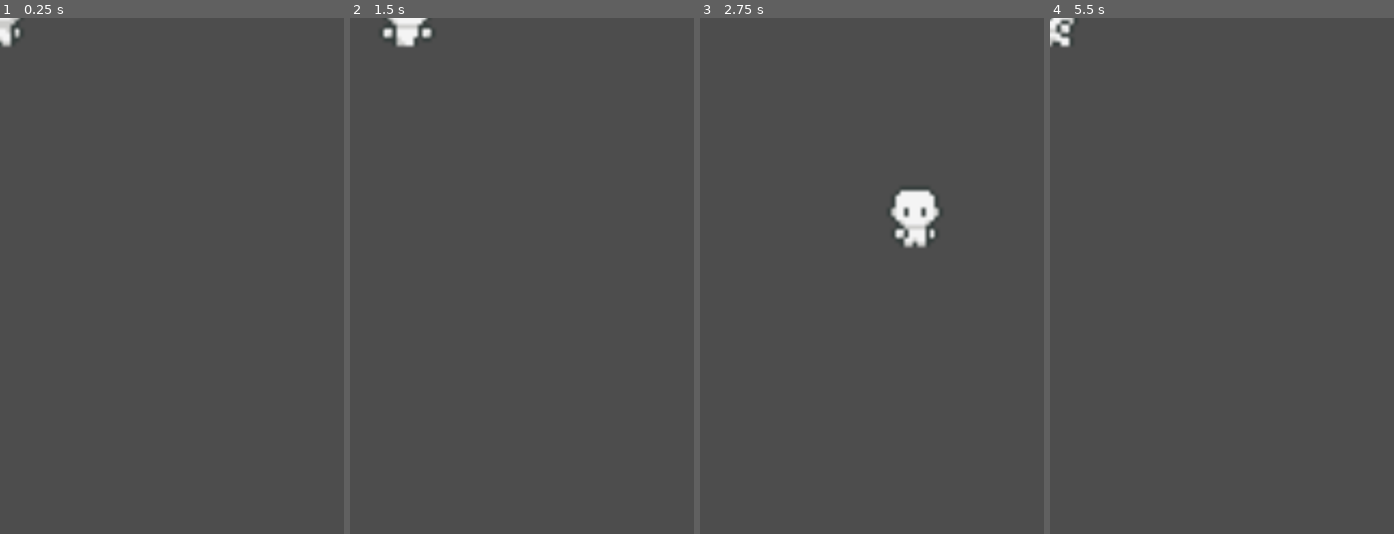
Above: before the commit, frames 1-4 (left to right).
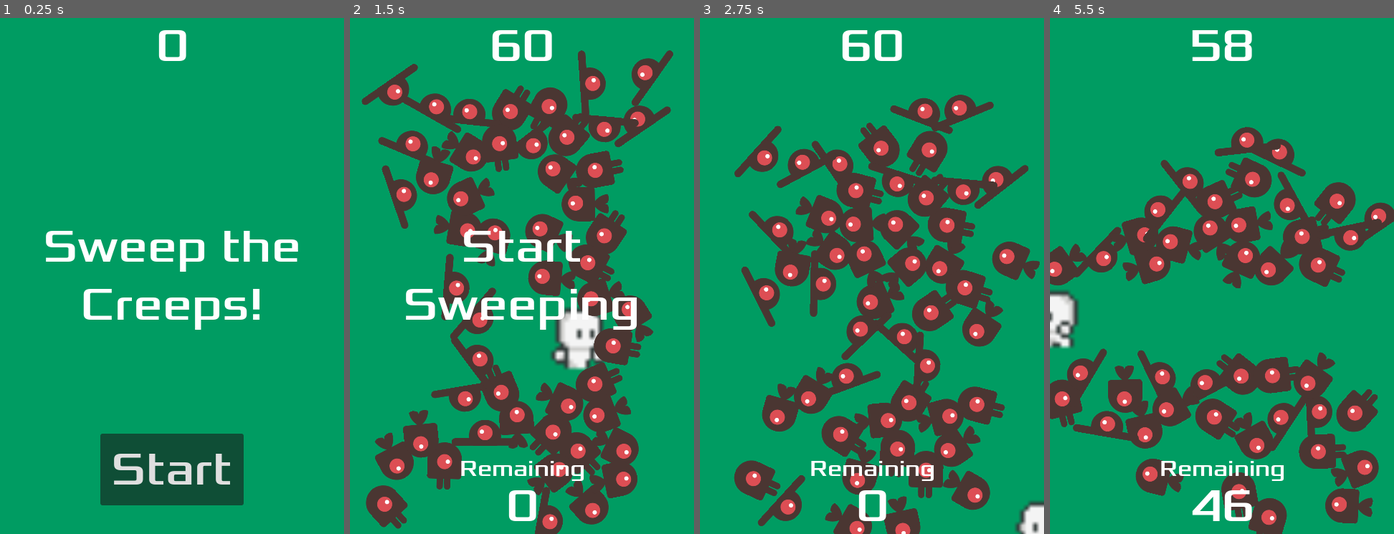
Above: after the commit, the same moments.

Repository: rynong99/Sweep-the-Creeps
Game: Godot game, scene res://Main.tscn
Same seed, same stepped clock (60 frames per second), same inputs: the game is played once before the commit and once after it. Before the commit the project starts from res://Player.tscn.
Inputs (mouse positions are in pixels of both pictures, inside the frame that each line leads up to):
- Up to frame 1 (0.25 s): no input
- Up to frame 2 (1.5 s): click (522, 472) at 0.5 s, where only the run after the commit has a clickable "Start"; hold D (move_right) from 1.28 s (still down)
- Up to frame 3 (2.75 s): release D (move_right) at 2.03 s; hold S (move_down) from 2.03 s (still down)
- Up to frame 4 (5.5 s): release S (move_down) at 2.78 s; hold D (move_right) 2.78-3.53 s; hold W (move_up) 3.53-4.28 s; hold A (move_left) from 4.28 s (still down)

The runs differ from the first frame. In frame 1, 100% of the frame differs, in the area x 0-100%, y 0-100%; in frame 2, 99%; in frame 3, 99%; in frame 4, 99%.

Commit message:
Assignment 1 Final
Forgot to note how long implementing the features took, but you live and learn.

Diff:
--- a/dodgethecreeps/project.godot
+++ b/dodgethecreeps/project.godot
@@ -11,7 +11,7 @@
 [application]
 
 config/name="DodgeTheCreeps"
-run/main_scene="uid://dy0px68yjpmsn"
+run/main_scene="uid://cwhxoekx31fbt"
 config/features=PackedStringArray("4.4", "GL Compatibility")
 config/icon="res://icon.svg"
 
@@ -20,6 +20,11 @@
 window/size/viewport_width=480
 window/size/viewport_height=720
 window/stretch/mode="canvas_items"
+
+[editor]
+
+movie_writer/movie_file="/Users/ryanong/Documents/GitHub/ATLS-4140/dodgethecreeps/Sweep the Creeps Demo.avi"
+movie_writer/fps=24
 
 [global_group]
 
Not shown, changed: .DS_Store
